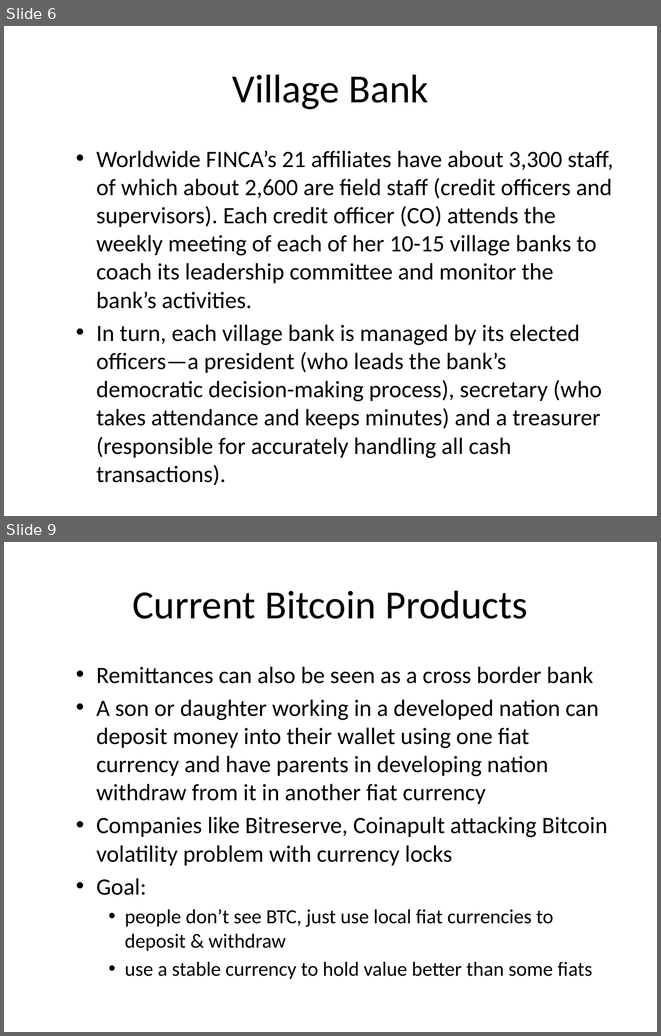
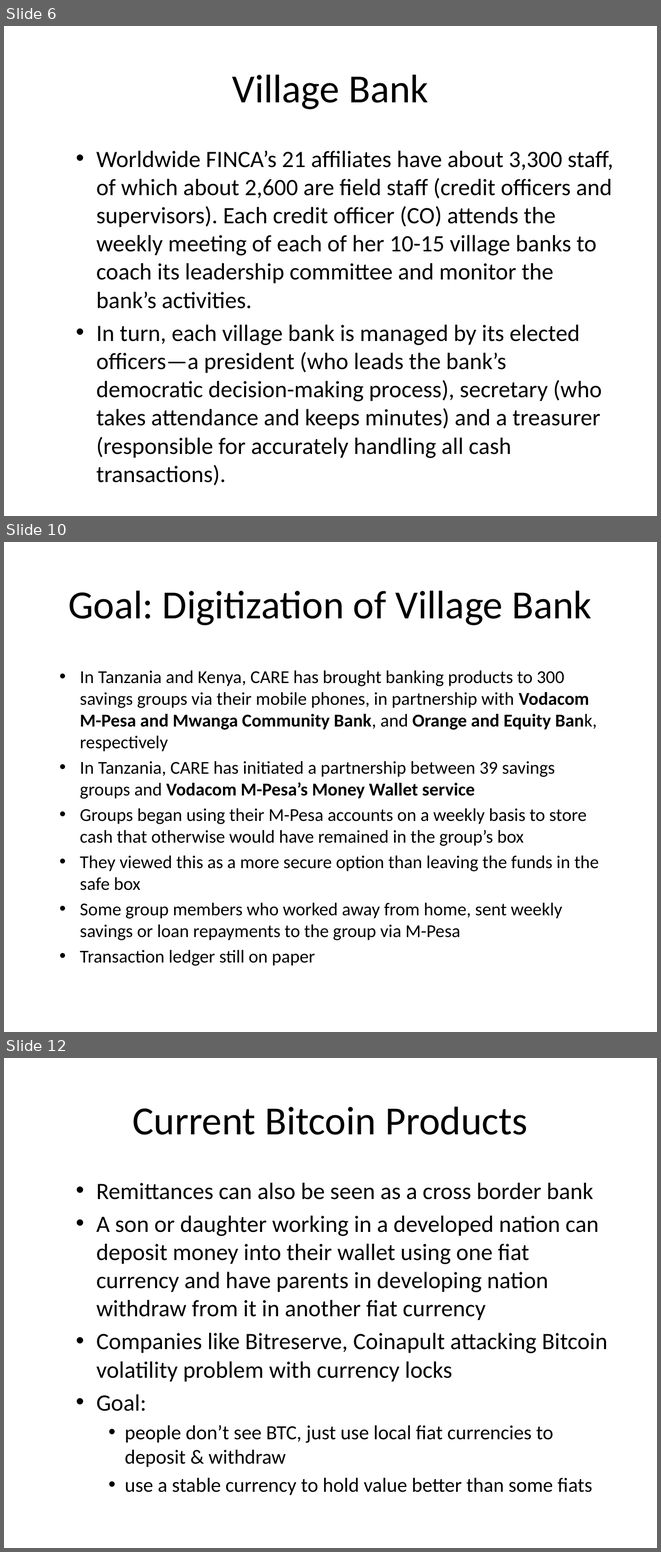
Before and after one commit to huang-pan/village-bank, a slide deck: Village Bank.pptx. Shown one above the other, each under a label of ours: slides 6 and 9 before the commit, slides 6, 10 and 12 after it; the slides between them are not shown. The pictures are 661x1036 and 661x1552 pixels, drawn with LibreOffice and Linux fonts; fonts in the diff are those of the drawing. Boxes give left, top, right and bottom in pixels: in the first picture for what was removed or moved away, otherwise in the second. Text is boxed around its words. In the diff, an @@ line names an element or a change of style, - is before the commit and + after.

Commit message:
updated PPT w/info from CARE VSLA

```diff
--- a/Village Bank.pptx
+++ b/Village Bank.pptx
@@ slide 10 added at bbox=[4, 542, 657, 1032], background #FFFFFF @@
@@ title added at bbox=[68, 590, 592, 625], 44 pt, text #000000 @@
+Goal: Digitization of Village Bank
@@ text added at bbox=[80, 670, 599, 965], 20 pt, text #000000 @@
+  • In Tanzania and Kenya, CARE has brought banking products to 300 savings groups via their mobile phones, in partnership with Vodacom M-Pesa and Mwanga Community Bank, and Orange and Equity Bank, respectively
+  • In Tanzania, CARE has initiated a partnership between 39 savings groups and Vodacom M-Pesa’s Money Wallet service
+  • Groups began using their M-Pesa accounts on a weekly basis to store cash that otherwise would have remained in the group’s box
+  • They viewed this as a more secure option than leaving the funds in the safe box
+  • Some group members who worked away from home, sent weekly savings or loan repayments to the group via M-Pesa
+  • Transaction ledger still on paper
@@ what was slide 9 is now slide 12 @@
```
Also in this commit, not shown: 6 slides changed, 2 other slides added, 2 other files.
